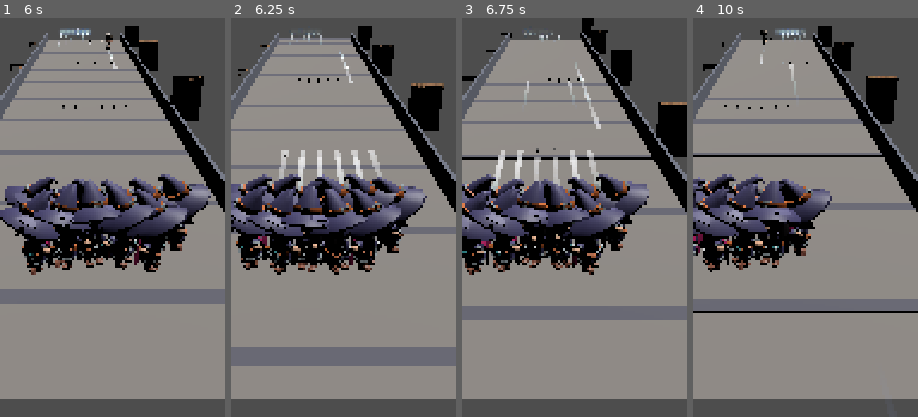
Above: before the commit, frames 1-4 (left to right).
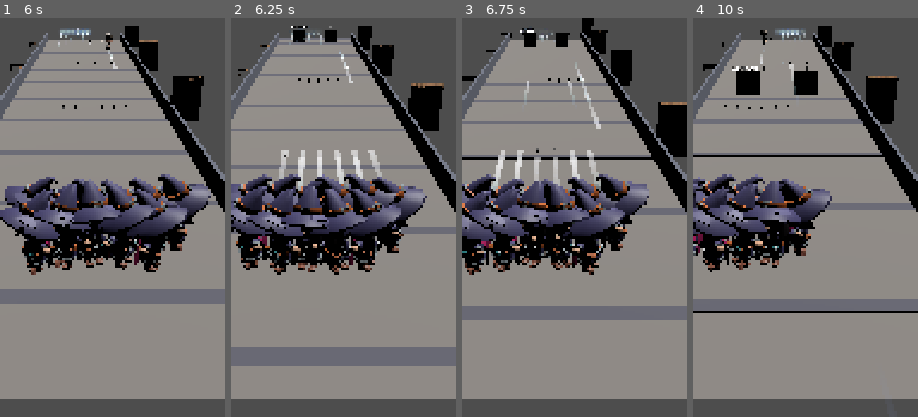
Above: after the commit, the same moments.

Repository: aslamfq/Jebon
Game: Godot game, scene res://scenes/game.tscn
Same seed, same stepped clock (60 frames per second), same inputs: the game is played once before the commit and once after it.
Inputs (mouse positions are % of the whole screen's width and height, from its top left):
- Up to frame 1 (6 s): tap Enter at 0.5 s; move the mouse to (72, 45) at 0.52 s; hold Shift 0.53-1.25 s; click (72, 45) at 0.67 s; tap Space at 0.77, 3.77 s; drag from (30, 55) to (45, 70) at 1.27 s; move the mouse to (60, 28) at 2.02 s; tap Ctrl at 2.1 s; click (60, 28) at 2.17 s; drag from (45, 70) to (20, 35) at 2.77 s; move the mouse to (80, 65) at 3.52 s; tap 1 at 3.6 s; click (80, 65) at 3.67 s; drag from (20, 35) to (35, 25) at 4.27 s; move the mouse to (55, 50) at 5.02 s; tap 3 at 5.1 s; click (55, 50) at 5.17 s; drag from (35, 25) to (30, 55) at 5.77 s
- Up to frame 2 (6.25 s): no input
- Up to frame 3 (6.75 s): move the mouse to (72, 45) at 6.52 s; hold Shift from 6.53 s (still down); click (72, 45) at 6.67 s
- Up to frame 4 (10 s): tap Space at 6.77, 9.77 s; release Shift at 7.25 s; drag from (30, 55) to (45, 70) at 7.27 s; move the mouse to (60, 28) at 8.02 s; tap Ctrl at 8.1 s; click (60, 28) at 8.17 s; drag from (45, 70) to (20, 35) at 8.77 s; move the mouse to (80, 65) at 9.52 s; tap 1 at 9.6 s; click (80, 65) at 9.67 s
The pictures show only the part of the screen within x 31-81%, y 33-83%; the shares and areas given below are measured in that part.

Frame 1 is identical in both runs. In frame 2, 0.4% of the frame differs, in the area x 26-48%, y 2-7%; in frame 3, 0.4%; in frame 4, 1.4%, in the area x 17-56%, y 12-20%.

Commit message:
feat: render gate pairs as grey-box panels with effect labels
Adds GateView, a pooled Node3D/Label3D renderer following CorridorView's
pattern rather than MultiMesh (Label3D per-instance text can't go through
MultiMesh). Wires it into game.tscn and Game._process alongside the other
views. No new tests -- this codebase has no GUT coverage for any *_view.gd
script; verified by confirming the full suite (198/198) still instantiates
game.tscn cleanly with the new $GateView node resolved.

Co-Authored-By: Claude Sonnet 5 <noreply@anthropic.com>
Claude-Session: https://claude.ai/code/session_019uuRGp4YGPR2tL6XP851B7

Diff:
--- a/scenes/game.tscn
+++ b/scenes/game.tscn
@@ -1,9 +1,10 @@
-[gd_scene load_steps=10 format=3]
+[gd_scene load_steps=11 format=3]
 
 [ext_resource type="Script" path="res://scripts/game.gd" id="1_game"]
 [ext_resource type="Script" path="res://scripts/views/corridor_view.gd" id="2_corridor_view"]
 [ext_resource type="Script" path="res://scripts/views/units_view.gd" id="3_units_view"]
 [ext_resource type="Script" path="res://scripts/views/projectile_view.gd" id="4_projectile_view"]
+[ext_resource type="Script" path="res://scripts/views/gate_view.gd" id="10_gate_view"]
 [ext_resource type="PackedScene" path="res://assets/kaykit_adventurers/Mage.glb" id="5_mage"]
 [ext_resource type="PackedScene" path="res://assets/kaykit_skeletons/Skeleton_Minion.glb" id="6_skeleton_minion"]
 [ext_resource type="PackedScene" path="res://assets/medieval_village/Wall_Plaster_Straight.gltf" id="7_wall"]
@@ -43,6 +44,9 @@
 script = ExtResource("4_projectile_view")
 model_scene = ExtResource("9_projectile")
 
+[node name="GateView" type="Node3D" parent="."]
+script = ExtResource("10_gate_view")
+
 [node name="HUD" type="CanvasLayer" parent="."]
 
 [node name="DistanceLabel" type="Label" parent="HUD"]
--- a/scripts/game.gd
+++ b/scripts/game.gd
@@ -22,6 +22,7 @@
 @onready var corridor_view: CorridorView = $CorridorView
 @onready var squad_projectile_view: ProjectileView = $SquadProjectileView
 @onready var enemy_projectile_view: ProjectileView = $EnemyProjectileView
+@onready var gate_view: GateView = $GateView
 @onready var hud: Label = $HUD/DistanceLabel
 
 var squad: Squad
@@ -144,6 +145,7 @@
     units_view.render(squad.units, _time)
     enemy_view.render(enemies, _time)
     corridor_view.render(runner)
+    gate_view.render(gates)
     squad_projectile_view.render(squad_projectiles)
     enemy_projectile_view.render(enemy_projectiles)
     hud.text = "%d m    %d kills    %d fps" % [int(runner.distance), run.kills, Engine.get_frames_per_second()]
--- /dev/null
+++ b/scripts/views/gate_view.gd
@@ -0,0 +1,78 @@
+class_name GateView extends Node3D
+
+const PANEL_WIDTH := Gate.HALF_WIDTH * 2.0
+const PANEL_HEIGHT := 2.0
+const PANEL_THICKNESS := 0.1
+const LABEL_HEIGHT := PANEL_HEIGHT + 0.3
+
+const GOOD_COLOR := Color(0.25, 0.75, 0.3)
+const BAD_COLOR := Color(0.8, 0.25, 0.25)
+const NEUTRAL_COLOR := Color(0.55, 0.55, 0.6)
+
+var _panels: Array[MeshInstance3D] = []
+var _labels: Array[Label3D] = []
+var _mesh: BoxMesh
+
+func _ready() -> void:
+    _mesh = BoxMesh.new()
+    _mesh.size = Vector3(PANEL_WIDTH, PANEL_HEIGHT, PANEL_THICKNESS)
+
+func render(gates: Gates) -> void:
+    _ensure(gates.pairs.size() * 2)
+    var i := 0
+    for pair in gates.pairs:
+        _place(i, pair.left, pair.y)
+        i += 1
+        _place(i, pair.right, pair.y)
+        i += 1
+    for j in range(i, _panels.size()):
+        _panels[j].visible = false
+        _labels[j].visible = false
+
+func _place(i: int, gate: Gate, y: float) -> void:
+    _panels[i].visible = true
+    _labels[i].visible = true
+    _panels[i].position = Vector3(gate.x_centre, PANEL_HEIGHT * 0.5, y)
+    _labels[i].position = Vector3(gate.x_centre, LABEL_HEIGHT, y)
+    _labels[i].text = _label_text(gate)
+    var material := _panels[i].material_override as StandardMaterial3D
+    material.albedo_color = _color_for(gate)
+
+func _is_good(gate: Gate) -> bool:
+    match gate.op:
+        Gate.Op.MUL:
+            return gate.value > 1.0
+        _:
+            return gate.value > 0.0
+
+func _color_for(gate: Gate) -> Color:
+    if gate.op == Gate.Op.SET_FORMATION:
+        return NEUTRAL_COLOR
+    return GOOD_COLOR if _is_good(gate) else BAD_COLOR
+
+func _label_text(gate: Gate) -> String:
+    match gate.op:
+        Gate.Op.ADD:
+            return "%+d" % int(gate.value)
+        Gate.Op.MUL:
+            return "x%.1f" % gate.value
+        Gate.Op.TIER_STEP:
+            return "WEAPON %+d" % int(gate.value)
+        _:
+            return Formation.Kind.keys()[int(gate.value)]
+
+func _ensure(n: int) -> void:
+    while _panels.size() < n:
+        var material := StandardMaterial3D.new()
+        var panel := MeshInstance3D.new()
+        panel.mesh = _mesh
+        panel.material_override = material
+        add_child(panel)
+        _panels.append(panel)
+
+        var label := Label3D.new()
+        label.font_size = 64
+        label.pixel_size = 0.008
+        label.billboard = BaseMaterial3D.BILLBOARD_ENABLED
+        add_child(label)
+        _labels.append(label)
Not shown, added: scripts/views/gate_view.gd.uid
